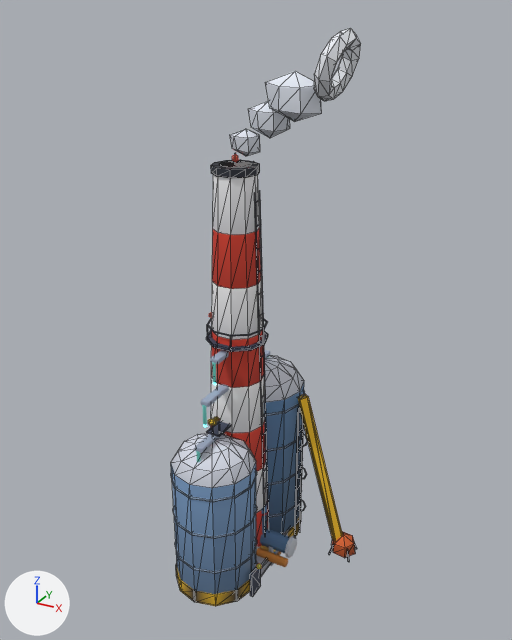
One commit to the glTF model ui/3d/aura-drift/v1/scenery-industry.glb: the scene before it, then after it.
The view is the same before and after, from a 50 mm camera at (22.1, -37.5, 38.3) aimed at (1.1, 0.5, 19.3). The axes (+X, +Y, +Z) are drawn at lower left. The lights are the same throughout. The picture after the commit comes second. Mesh edges are drawn as thin lines on the coarser meshes.

In view in the first picture: 'prop-pipes', 'prop-pylon', 'prop-silo', 'prop-smokestack' and 1 more.
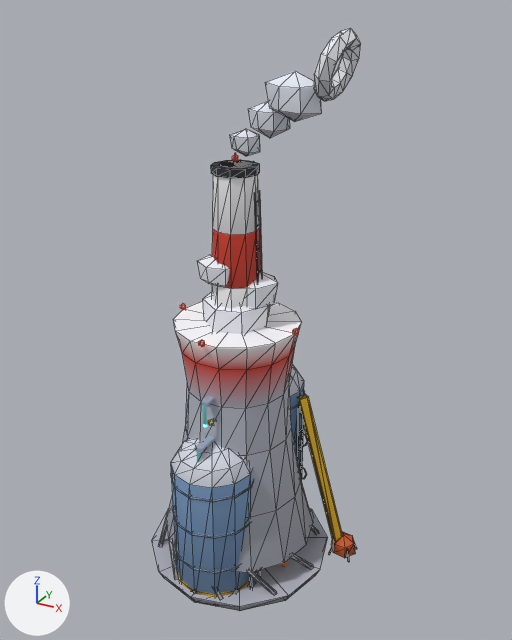
Changed parts and their boxes [x1, y1, x2, y2] in the pictures (512 x 640 px):
'prop-cooling_tower', added
    after: [152, 255, 328, 611]
    faces in mat_prop: [152, 255, 328, 611]

The edits, one by one:
Mesh me_prop_cooling_tower is new.
It has 288 vertices, 500 faces and spans x -6.8..6.8, y -6.8..6.8, z 0.0..24.0.
Faces by material slot: [80, 420].
It uses material mat_glow_red.
It uses material mat_prop.
Object 'prop-cooling_tower' (ob_prop_cooling_tower) is new; it shows me_prop_cooling_tower.
Its location is (0.0, 0.0, 0.0).
